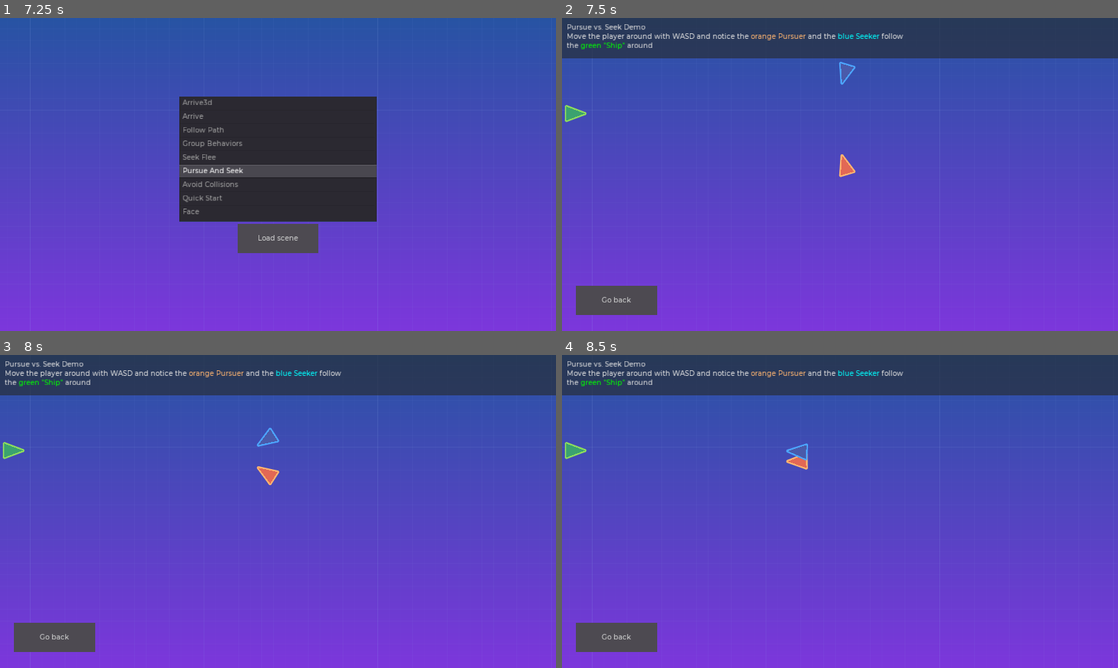
Above: before the commit, frames 1-4 (two rows, left to right).
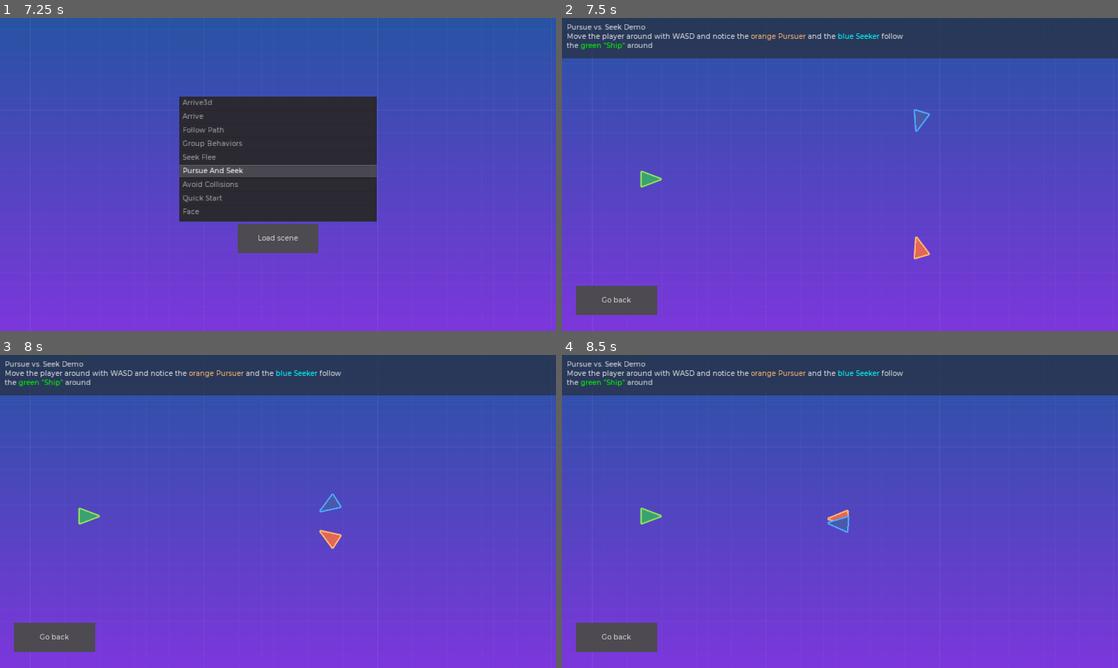
Above: after the commit, the same moments.

Repository: GDQuest/godot-steering-ai-framework
Game: Godot game, scene res://demos/DemoSelector.tscn
The game is run twice, just before and just after one commit, with the same random seed, the same clock (stepped at 60 frames per second) and the same inputs.
Inputs (mouse positions are in pixels of both pictures, inside the frame that each line leads up to):
- Up to frame 1 (7.25 s): tap Enter at 0.5, 4.25 s; move the mouse to (400, 158) at 0.52 s; hold D (sf_right) 0.53-1.25 s; click (400, 158) at 0.67 s; click "Load scene" at 1.25 s; click "Go back" at 2 s; tap Space at 2.75 s; drag from (166, 190) to (250, 237) at 2.77 s; move the mouse to (333, 105) at 3.52 s; hold D (sf_right) 3.53-4.25 s; drag from (250, 237) to (111, 127) at 4.27 s; move the mouse to (444, 221) at 5.02 s; hold A (sf_left) 5.03-5.75 s; drag from (111, 127) to (194, 96) at 5.77 s; move the mouse to (305, 174) at 6.52 s; hold S (sf_down) from 6.53 s (still down); click (305, 174) at 6.67 s
- Up to frame 2 (7.5 s): release S (sf_down) at 7.25 s; tap Space at 7.25 s; drag from (756, 96) to (728, 190) at 7.27 s
- Up to frame 3 (8 s): no input
- Up to frame 4 (8.5 s): drag from (840, 373) to (895, 442) at 8.02 s

Frame 1 is identical in both runs. In frame 2, 0.6% of the frame differs, in the area x 0-67%, y 14-78%; in frame 3, 0.6%, in the area x 0-62%, y 23-62%; in frame 4, 0.6%.

Commit message:
Improve the feel of the demos, update changelog

Diff:
--- a/project/demos/Arrive/ArriveDemo.tscn
+++ b/project/demos/Arrive/ArriveDemo.tscn
@@ -8,16 +8,19 @@
 [ext_resource path="res://demos/Utils/CircleDraw.gd" type="Script" id=6]
 
 [sub_resource type="CircleShape2D" id=1]
-radius = 16.0
+radius = 23.2163
 
 [node name="ArriveDemo" type="Node"]
 script = ExtResource( 3 )
 
 [node name="BackgroudLayer" parent="." instance=ExtResource( 4 )]
 
+[node name="TargetDrawer" type="Node2D" parent="."]
+script = ExtResource( 5 )
+
 [node name="Arriver" type="KinematicBody2D" parent="."]
 show_behind_parent = true
-position = Vector2( 512, 300 )
+position = Vector2( 960, 540 )
 script = ExtResource( 1 )
 
 [node name="CollisionShape2D" type="CollisionShape2D" parent="Arriver"]
@@ -25,10 +28,7 @@
 script = ExtResource( 6 )
 inner_color = Color( 0.235294, 0.639216, 0.439216, 1 )
 outer_color = Color( 0.560784, 0.870588, 0.364706, 1 )
-stroke = 4.0
-
-[node name="TargetDrawer" type="Node2D" parent="."]
-script = ExtResource( 5 )
+stroke = 6.0
 
 [node name="DemoInterface" parent="." instance=ExtResource( 2 )]
 text_bbcode = "Arrive Demo
--- a/project/demos/AvoidCollisions/AvoidCollisionsDemo.tscn
+++ b/project/demos/AvoidCollisions/AvoidCollisionsDemo.tscn
@@ -8,6 +8,7 @@
 
 [node name="AvoidCollisionsDemo" type="Node"]
 script = ExtResource( 2 )
+linear_speed_max = 400.0
 proximity_radius = 100.0
 
 [node name="BackgroudLayer" parent="." instance=ExtResource( 5 )]
--- a/project/demos/AvoidCollisions/Avoider.tscn
+++ b/project/demos/AvoidCollisions/Avoider.tscn
@@ -4,7 +4,7 @@
 [ext_resource path="res://demos/AvoidCollisions/Avoider.gd" type="Script" id=2]
 
 [sub_resource type="CircleShape2D" id=1]
-radius = 16.0
+radius = 21.3503
 
 [node name="Avoider" type="KinematicBody2D"]
 script = ExtResource( 2 )
@@ -14,4 +14,4 @@
 script = ExtResource( 1 )
 inner_color = Color( 0.890196, 0.411765, 0.337255, 1 )
 outer_color = Color( 1, 0.709804, 0.439216, 1 )
-stroke = 4.0
+stroke = 5.0
--- a/project/demos/Face/FaceDemo.tscn
+++ b/project/demos/Face/FaceDemo.tscn
@@ -8,18 +8,20 @@
 [ext_resource path="res://demos/Utils/CircleDraw.gd" type="Script" id=8]
 
 [sub_resource type="CircleShape2D" id=1]
-radius = 16.0
+radius = 20.2633
 
 [sub_resource type="CircleShape2D" id=2]
-radius = 32.0
+radius = 37.1052
 
 [node name="FaceDemo" type="Node"]
 script = ExtResource( 2 )
+angular_speed_max = 160
+angular_accel_max = 16
 
 [node name="BackgroudLayer" parent="." instance=ExtResource( 5 )]
 
 [node name="Player" type="KinematicBody2D" parent="."]
-position = Vector2( 512, 450 )
+position = Vector2( 687.363, 351.005 )
 script = ExtResource( 3 )
 
 [node name="CollisionShape2D" type="CollisionShape2D" parent="Player"]
@@ -27,10 +29,10 @@
 script = ExtResource( 8 )
 inner_color = Color( 0.235294, 0.639216, 0.439216, 1 )
 outer_color = Color( 0.560784, 0.870588, 0.364706, 1 )
-stroke = 4.0
+stroke = 6.0
 
 [node name="Turret" type="KinematicBody2D" parent="."]
-position = Vector2( 512, 286.288 )
+position = Vector2( 984.348, 571.959 )
 script = ExtResource( 1 )
 
 [node name="CollisionShape2D" type="CollisionShape2D" parent="Turret"]
--- a/project/demos/FollowPath/FollowPathDemo.tscn
+++ b/project/demos/FollowPath/FollowPathDemo.tscn
@@ -8,10 +8,12 @@
 [ext_resource path="res://demos/Utils/CircleDraw.gd" type="Script" id=6]
 
 [sub_resource type="CircleShape2D" id=1]
-radius = 16.0
+radius = 24.1954
 
 [node name="FollowPathDemo" type="Node"]
 script = ExtResource( 4 )
+linear_acceleration_max = 50.0
+deceleration_radius = 200.0
 
 [node name="BackgroudLayer" parent="." instance=ExtResource( 5 )]
 
@@ -19,7 +21,7 @@
 script = ExtResource( 1 )
 
 [node name="PathFollower" type="KinematicBody2D" parent="."]
-position = Vector2( 512, 300 )
+position = Vector2( 960, 540 )
 script = ExtResource( 3 )
 
 [node name="CollisionShape2D" type="CollisionShape2D" parent="PathFollower"]
@@ -27,7 +29,7 @@
 script = ExtResource( 6 )
 inner_color = Color( 0.235294, 0.639216, 0.439216, 1 )
 outer_color = Color( 0.560784, 0.870588, 0.364706, 1 )
-stroke = 4.0
+stroke = 6.0
 
 [node name="DemoInterface" parent="." instance=ExtResource( 2 )]
 text_bbcode = "Follow Path Demo
--- a/project/demos/PursueSeek/PursueAndSeekDemo.tscn
+++ b/project/demos/PursueSeek/PursueAndSeekDemo.tscn
@@ -10,8 +10,8 @@
 
 [node name="PursueVSSeekDemo" type="Node"]
 script = ExtResource( 4 )
-linear_speed_max = 240.0
-linear_accel_max = 40.0
+linear_speed_max = 400.0
+linear_accel_max = 80.0
 predict_time = 1.1
 
 [node name="BackgroudLayer" parent="." instance=ExtResource( 7 )]
@@ -20,12 +20,17 @@
 script = ExtResource( 3 )
 
 [node name="Player" type="KinematicBody2D" parent="BoundaryManager"]
-position = Vector2( 47.3369, 329.724 )
+position = Vector2( 307.552, 555.999 )
 rotation = 1.5708
 collision_mask = 2
 script = ExtResource( 2 )
-thruster_strength = 600.0
-side_thruster_strength = 20.0
+__meta__ = {
+"_edit_group_": true
+}
+thruster_strength = 1000.0
+side_thruster_strength = 40.0
+velocity_max = 450.0
+angular_velocity_max = 3.0
 
 [node name="CollisionPolygon2D" type="CollisionPolygon2D" parent="BoundaryManager/Player"]
 polygon = PoolVector2Array( 0, -32, -24, 32, 24, 32 )
@@ -40,9 +45,12 @@
 inner_color = Color( 0.235294, 0.639216, 0.439216, 1 )
 
 [node name="Pursuer" type="KinematicBody2D" parent="BoundaryManager"]
-position = Vector2( 980, 550 )
+position = Vector2( 1240.22, 866.784 )
 collision_layer = 2
 script = ExtResource( 1 )
+__meta__ = {
+"_edit_group_": true
+}
 
 [node name="CollisionPolygon2D" type="CollisionPolygon2D" parent="BoundaryManager/Pursuer"]
 polygon = PoolVector2Array( 0, -32, -24, 32, 24, 32 )
@@ -57,10 +65,13 @@
 inner_color = Color( 0.890196, 0.411765, 0.337255, 1 )
 
 [node name="Seeker" type="KinematicBody2D" parent="BoundaryManager"]
-position = Vector2( 980, 150 )
+position = Vector2( 1240.22, 280.108 )
 rotation = 3.14159
 collision_layer = 2
 script = ExtResource( 1 )
+__meta__ = {
+"_edit_group_": true
+}
 use_seek = true
 
 [node name="CollisionPolygon2D" type="CollisionPolygon2D" parent="BoundaryManager/Seeker"]
--- a/project/demos/Quickstart/QuickStartDemo.tscn
+++ b/project/demos/Quickstart/QuickStartDemo.tscn
@@ -13,7 +13,7 @@
 [node name="Player" type="KinematicBody2D" parent="." groups=[
 "Player",
 ]]
-position = Vector2( 235.469, 449.34 )
+position = Vector2( 402.346, 573.791 )
 rotation = 1.5708
 collision_mask = 2
 script = ExtResource( 3 )
@@ -32,7 +32,7 @@
 inner_color = Color( 0.235294, 0.639216, 0.439216, 1 )
 
 [node name="Agent" type="KinematicBody2D" parent="."]
-position = Vector2( 807.798, 141.773 )
+position = Vector2( 974.675, 266.224 )
 rotation = 1.5708
 collision_layer = 2
 collision_mask = 5
--- a/project/demos/SeekFlee/SeekFleeDemo.tscn
+++ b/project/demos/SeekFlee/SeekFleeDemo.tscn
@@ -24,7 +24,7 @@
 [node name="BackgroudLayer" parent="." instance=ExtResource( 8 )]
 
 [node name="Player" type="KinematicBody2D" parent="."]
-position = Vector2( 512, 300 )
+position = Vector2( 960, 540 )
 collision_mask = 2
 script = ExtResource( 2 )
 
Not shown, changed: CHANGELOG.md
